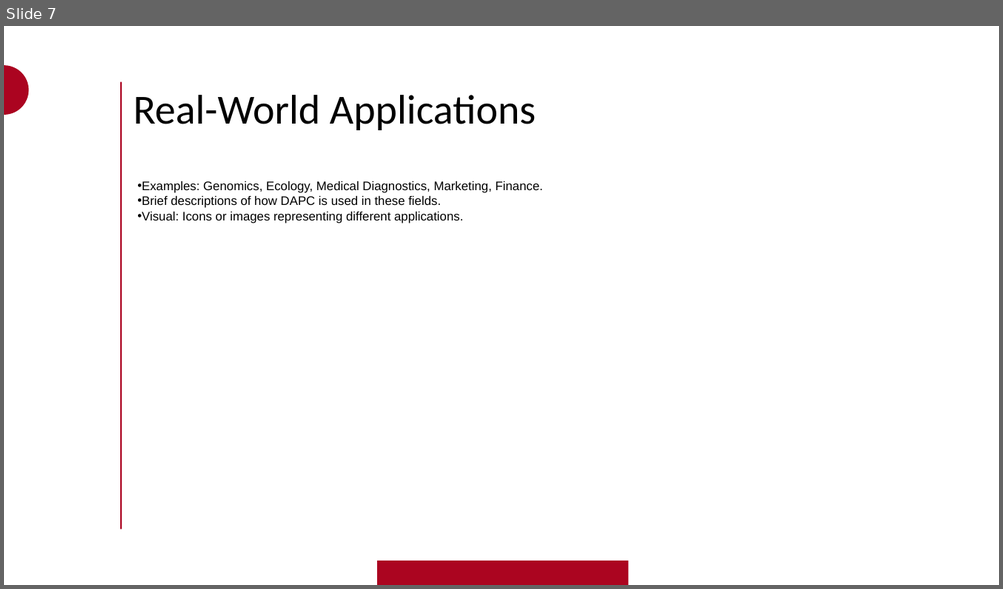
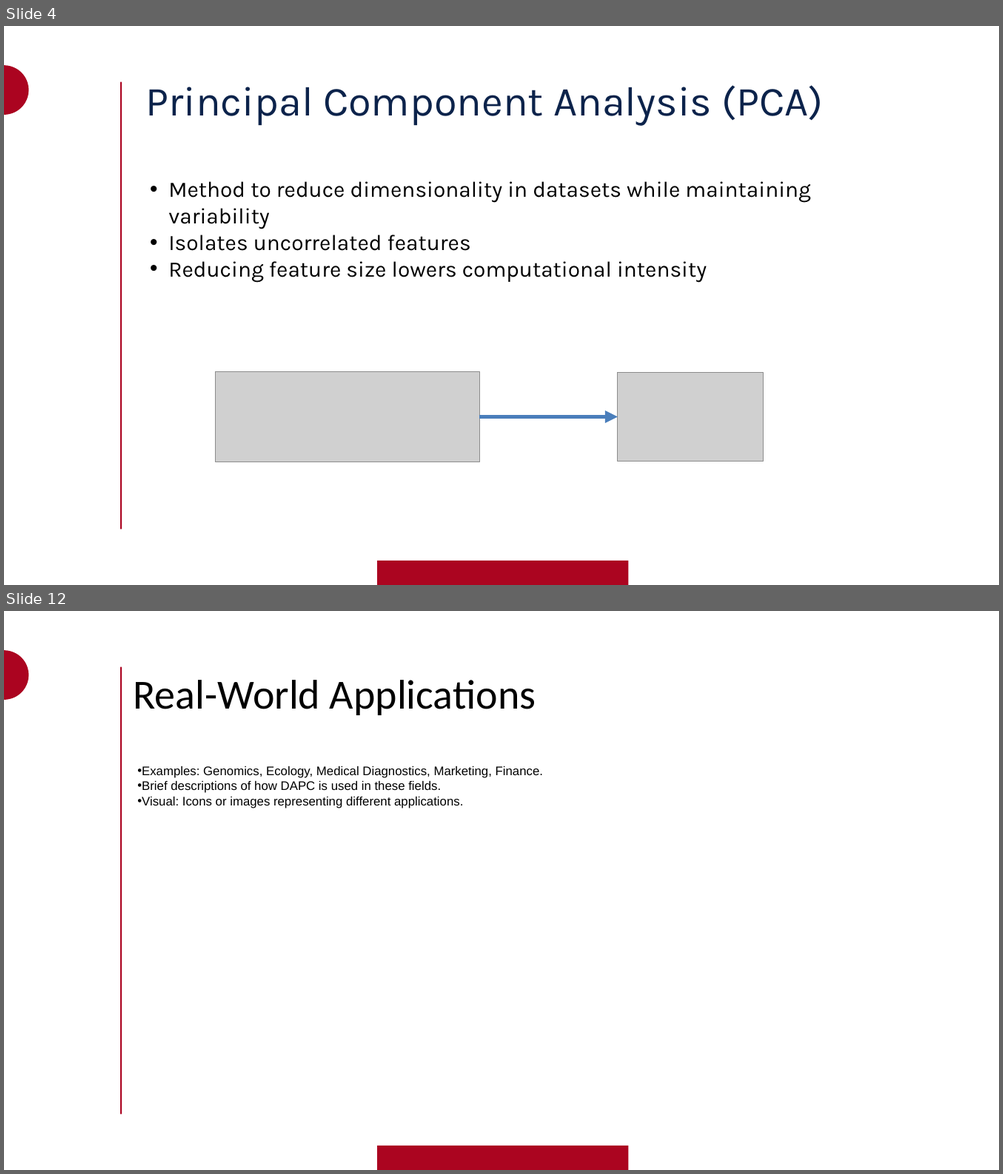
Before and after one commit to rileymawson/INFO_523_DAPC, a slide deck: DAPC_Info_523_RPM_BJMM.pptx. Shown one above the other, each under a label of ours: slide 7 before the commit, slides 4 and 12 after it; the slides between them are not shown. The pictures are 1003x589 and 1003x1174 pixels, drawn with LibreOffice and Linux fonts; fonts in the diff are those of the drawing; grey boxes stand for pictures; background and template pictures are left out. Boxes give left, top, right and bottom in pixels: in the first picture for what was removed or moved away, otherwise in the second. Text is boxed around its words. In the diff, an @@ line names an element or a change of style, - is before the commit and + after.

```diff
--- a/DAPC_Info_523_RPM_BJMM.pptx
+++ b/DAPC_Info_523_RPM_BJMM.pptx
@@ slide 4 added at (x1=4, y1=26, x2=999, y2=585), background #FFFFFF; not listed: 3 template elements that a slide beside it also shows @@
@@ title added at (x1=145, y1=85, x2=822, y2=126), 60 pt, text #0C234B @@
+Principal Component Analysis (PCA)
@@ text added at (x1=168, y1=181, x2=811, y2=283), 32 pt, text #000000 @@
+• Method to reduce dimensionality in datasets while maintaining variability
+• Isolates uncorrelated features
+• Reducing feature size lowers computational intensity
@@ picture added at (x1=216, y1=372, x2=479, y2=462) @@
@@ picture added at (x1=617, y1=372, x2=762, y2=462) @@
@@ arrow added from (479, 417) to (617, 417), #4B7EBC 6 pt @@
@@ what was slide 7 is now slide 12 @@
```
Also in this commit, not shown: 3 slides changed, 10 other slides added, 1 other file.
